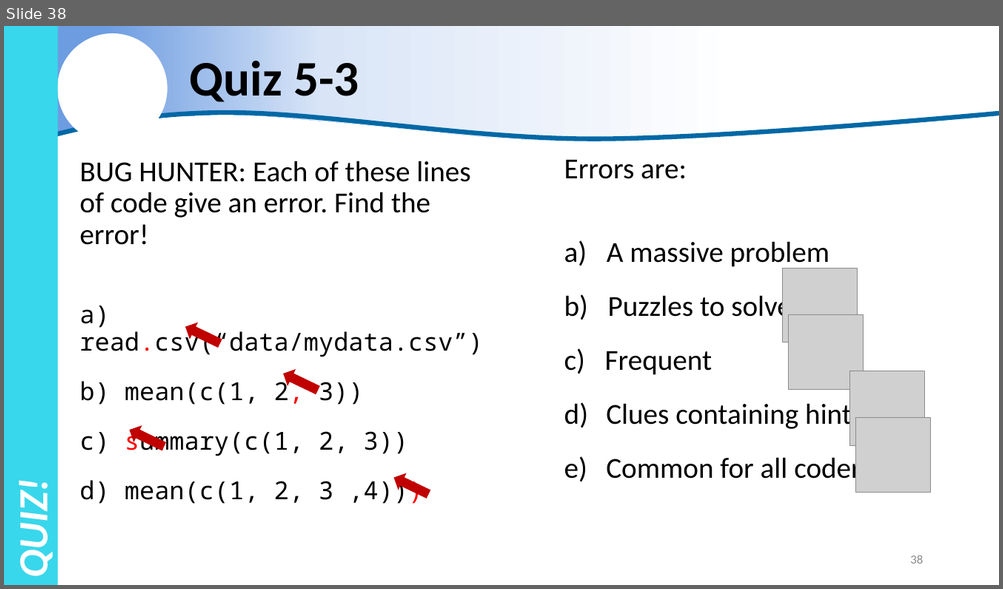
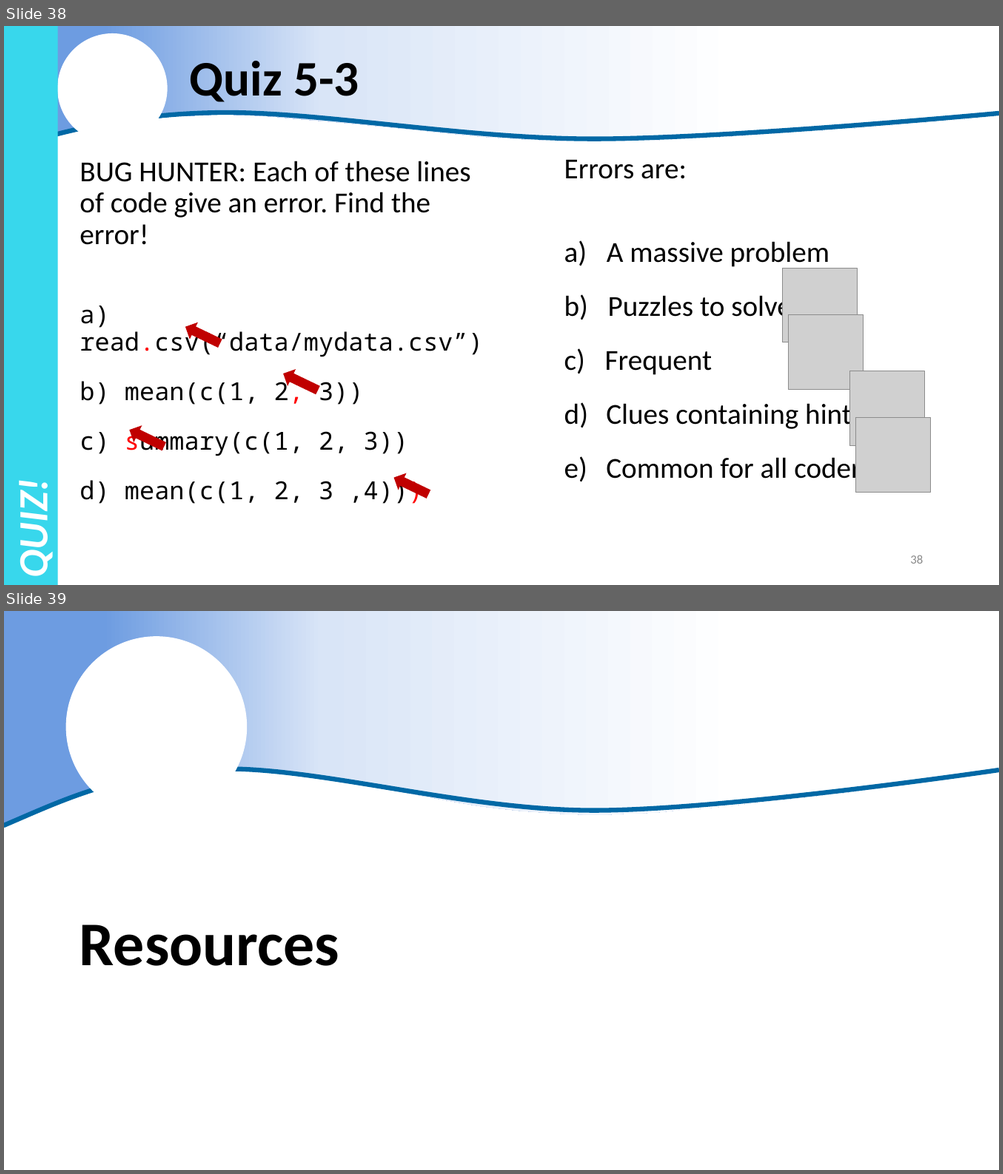
Before and after one commit to justinpriest/ADFG_R_Intro_Workshop, a slide deck: presentations/5 - Reading Real Data.pptx. Shown one above the other, each under a label of ours: slide 38 before the commit, slides 38 and 39 after it. The pictures are 1003x589 and 1003x1174 pixels, drawn with LibreOffice and Linux fonts; fonts in the diff are those of the drawing; grey boxes stand for pictures; background and template pictures are left out. Boxes give left, top, right and bottom in pixels: in the first picture for what was removed or moved away, otherwise in the second. Text is boxed around its words. In the diff, an @@ line names an element or a change of style, - is before the commit and + after.

```diff
--- a/presentations/5 - Reading Real Data.pptx
+++ b/presentations/5 - Reading Real Data.pptx
@@ slide 39 added at <box>4,611,999,1170</box>, background #FFFFFF @@
@@ freeform shape added at <box>4,611,999,828</box>, fill gradient #6D9CE1 to #D9E5F7 to #FFFFFF @@
@@ ellipse added at <box>66,636,247,817</box>, fill #FFFFFF @@
@@ freeform shape added at <box>4,769,999,826</box>, outline #DAE3F3 4.5 pt @@
@@ title added at <box>79,925,339,966</box>, 60 pt, text #000000, bold @@
+Resources
```
Also in this commit, not shown: 12 slides changed, 3 other slides added.
